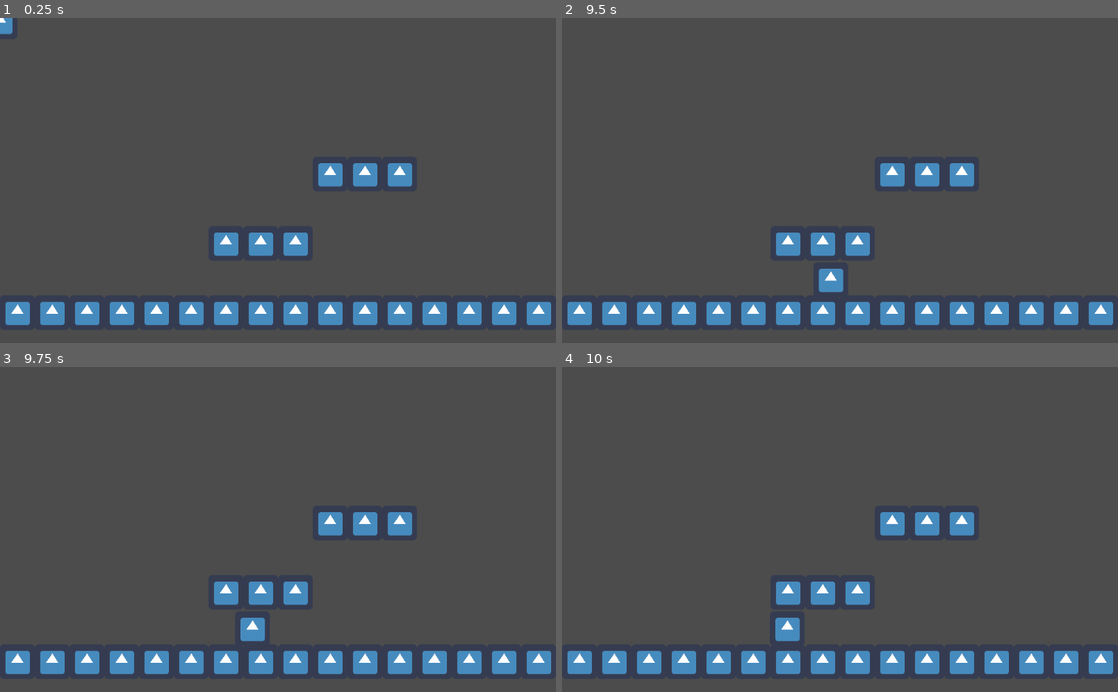
Above: before the commit, frames 1-4 (two rows, left to right).
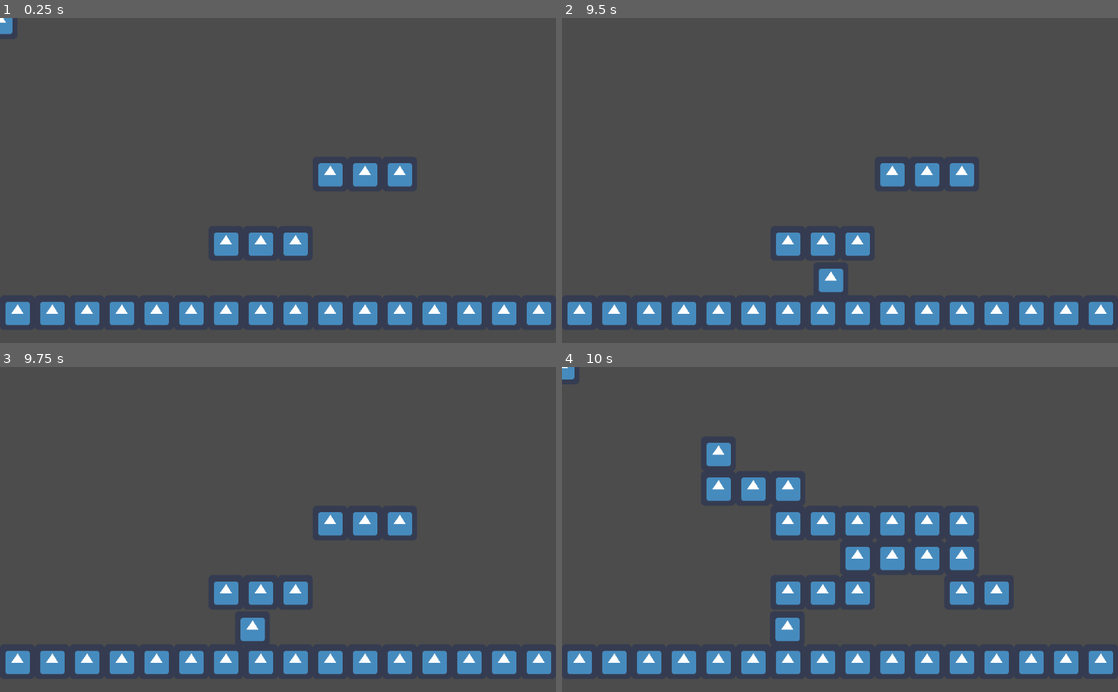
Above: after the commit, the same moments.

Repository: VMoonDev/SlimeShuffle
Game: Godot game, scene res://Level1/Level1.tscn
The game is run twice, just before and just after one commit, with the same random seed, the same clock (stepped at 60 frames per second) and the same inputs. Before the commit the project starts from res://Level/Level.tscn. The engine's default icon, where the game draws it, is replaced by a stand-in: a white triangle on a blue panel in a dark square.
Inputs:
- Up to frame 1 (0.25 s): no input
- Up to frame 2 (9.5 s): hold D (move_right) 0.53-2.03 s; tap Space (jump) at 0.77, 1.52, 3.02, 3.77, 4.52, 6.02, 6.77, 7.52, 9.02 s; hold A (move_left) 2.03-2.78 s; hold D (move_right) 2.78-4.28 s; tap Enter at 4.25 s; hold A (move_left) 4.28-5.03 s; hold D (move_right) 5.03-5.78 s; hold A (move_left) 5.78-7.28 s; hold D (move_right) from 7.28 s (still down)
- Up to frame 3 (9.75 s): release D (move_right) at 9.53 s; hold A (move_left) from 9.53 s (still down)
- Up to frame 4 (10 s): keep holding A (move_left); tap Space (jump) at 9.77 s

Frames 1-3 are identical in both runs. In frame 4, 4.2% of the frame differs, in the area x 0-81%, y 0-74%.

Commit message:
Add level loading and level 2

Diff:
--- /dev/null
+++ b/project/Global.gd
@@ -0,0 +1,17 @@
+extends Node
+
+
+var current_scene = null
+
+func _ready():
+	var root = get_tree().get_root()
+	current_scene = root.get_child(root.get_child_count() - 1)
+
+
+func goto_Scene(path):
+	call_deferred("_deferred_goto_scene", path)
+
+func _deferred_goto_scene(path):
+	var s = ResourceLoader.load(path)
+	current_scene = s.instance()
+	get_tree().get_root().add_child(current_scene)
--- /dev/null
+++ b/project/Level1/Level1.gd
@@ -0,0 +1,6 @@
+extends Node2D
+
+func _on_PauseTimer_timeout():
+	get_tree().paused = true
+	Global.goto_Scene("res://Level2/Level2.tscn")
+	get_tree().paused = false
--- /dev/null
+++ b/project/Level1/Level1.tscn
@@ -0,0 +1,47 @@
+[gd_scene load_steps=6 format=2]
+
+[ext_resource path="res://Pawn/Pawn.tscn" type="PackedScene" id=1]
+[ext_resource path="res://Level1/Level1.gd" type="Script" id=2]
+[ext_resource path="res://icon.png" type="Texture" id=3]
+
+[sub_resource type="ConvexPolygonShape2D" id=1]
+points = PoolVector2Array( 64, 64, 0, 64, 0, 0, 64, 0 )
+
+[sub_resource type="TileSet" id=2]
+0/name = "icon.png 0"
+0/texture = ExtResource( 3 )
+0/tex_offset = Vector2( 0, 0 )
+0/modulate = Color( 1, 1, 1, 1 )
+0/region = Rect2( 0, 0, 64, 64 )
+0/tile_mode = 0
+0/occluder_offset = Vector2( 0, 0 )
+0/navigation_offset = Vector2( 0, 0 )
+0/shape_offset = Vector2( 0, 0 )
+0/shape_transform = Transform2D( 1, 0, 0, 1, 0, 0 )
+0/shape = SubResource( 1 )
+0/shape_one_way = false
+0/shape_one_way_margin = 1.0
+0/shapes = [ {
+"autotile_coord": Vector2( 0, 0 ),
+"one_way": false,
+"one_way_margin": 1.0,
+"shape": SubResource( 1 ),
+"shape_transform": Transform2D( 1, 0, 0, 1, 0, 0 )
+} ]
+0/z_index = 0
+
+[node name="Level" type="Node2D"]
+script = ExtResource( 2 )
+
+[node name="TileMap" type="TileMap" parent="."]
+tile_set = SubResource( 2 )
+format = 1
+tile_data = PoolIntArray( 262153, 0, 0, 262154, 0, 0, 262155, 0, 0, 393222, 0, 0, 393223, 0, 0, 393224, 0, 0, 524288, 0, 0, 524289, 0, 0, 524290, 0, 0, 524291, 0, 0, 524292, 0, 0, 524293, 0, 0, 524294, 0, 0, 524295, 0, 0, 524296, 0, 0, 524297, 0, 0, 524298, 0, 0, 524299, 0, 0, 524300, 0, 0, 524301, 0, 0, 524302, 0, 0, 524303, 0, 0 )
+
+[node name="Pawn" parent="." groups=["Persist"] instance=ExtResource( 1 )]
+
+[node name="PauseTimer" type="Timer" parent="."]
+wait_time = 10.0
+autostart = true
+
+[connection signal="timeout" from="PauseTimer" to="." method="_on_PauseTimer_timeout"]
--- a/project/Level/Level.gd
+++ b/project/Level2/Level2.gd
@@ -2,3 +2,4 @@
 
 func _on_PauseTimer_timeout():
 	get_tree().paused = true
+	Global.goto_Scene("res://Level1/Level1.tscn")
--- a/project/Level/Level.tscn
+++ b/project/Level2/Level2.tscn
@@ -1,15 +1,15 @@
 [gd_scene load_steps=6 format=2]
 
-[ext_resource path="res://icon.png" type="Texture" id=1]
-[ext_resource path="res://Pawn/Pawn.tscn" type="PackedScene" id=2]
-[ext_resource path="res://Level/Level.gd" type="Script" id=3]
+[ext_resource path="res://Pawn/Pawn.tscn" type="PackedScene" id=1]
+[ext_resource path="res://Level1/Level1.gd" type="Script" id=2]
+[ext_resource path="res://icon.png" type="Texture" id=3]
 
 [sub_resource type="ConvexPolygonShape2D" id=1]
 points = PoolVector2Array( 64, 64, 0, 64, 0, 0, 64, 0 )
 
 [sub_resource type="TileSet" id=2]
 0/name = "icon.png 0"
-0/texture = ExtResource( 1 )
+0/texture = ExtResource( 3 )
 0/tex_offset = Vector2( 0, 0 )
 0/modulate = Color( 1, 1, 1, 1 )
 0/region = Rect2( 0, 0, 64, 64 )
@@ -31,14 +31,14 @@
 0/z_index = 0
 
 [node name="Level" type="Node2D"]
-script = ExtResource( 3 )
+script = ExtResource( 2 )
 
 [node name="TileMap" type="TileMap" parent="."]
 tile_set = SubResource( 2 )
 format = 1
-tile_data = PoolIntArray( 262153, 0, 0, 262154, 0, 0, 262155, 0, 0, 393222, 0, 0, 393223, 0, 0, 393224, 0, 0, 524288, 0, 0, 524289, 0, 0, 5242 …(192 unchanged characters)…
+tile_data = PoolIntArray( 131076, 0, 0, 196612, 0, 0, 196613, 0, 0, 196614, 0, 0, 262150, 0, 0, 262151, 0, 0, 262152, 0, 0, 327688, 0, 0, 327689, 0, 0, 327690, 0, 0, 327691, 0, 0, 393227, 0, 0, 393228, 0, 0, 524288, 0, 0, 524289, 0, 0, 5242 …(192 unchanged characters)…
 
-[node name="Pawn" parent="." groups=["Persist"] instance=ExtResource( 2 )]
+[node name="Pawn" parent="." groups=["Persist"] instance=ExtResource( 1 )]
 
 [node name="PauseTimer" type="Timer" parent="."]
 wait_time = 10.0
--- a/project/project.godot
+++ b/project/project.godot
@@ -11,8 +11,12 @@
 [application]
 
 config/name="VMoon_LudumDare51"
-run/main_scene="res://Level/Level.tscn"
+run/main_scene="res://Level1/Level1.tscn"
 config/icon="res://icon.png"
+
+[autoload]
+
+Global="*res://Global.gd"
 
 [gui]
 
